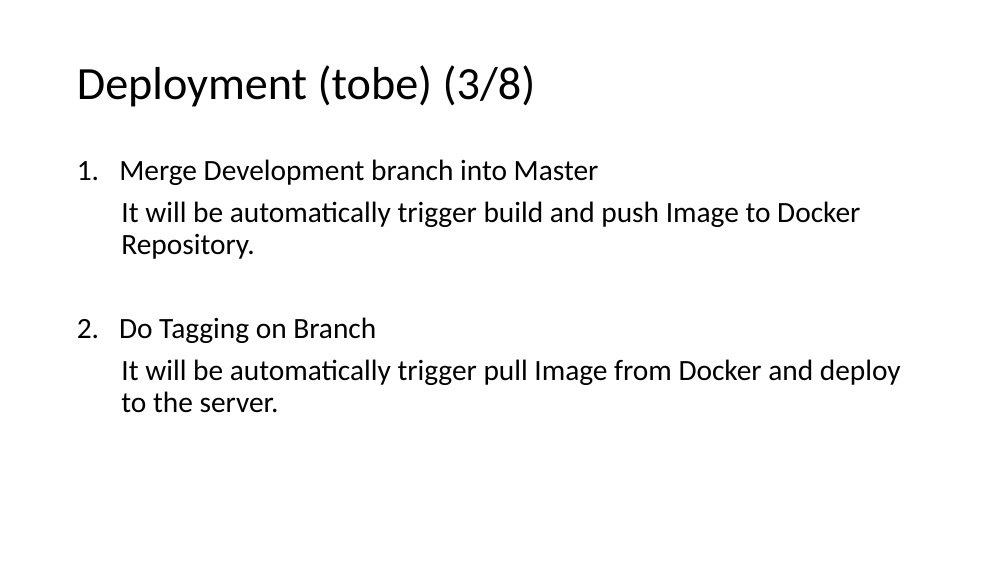
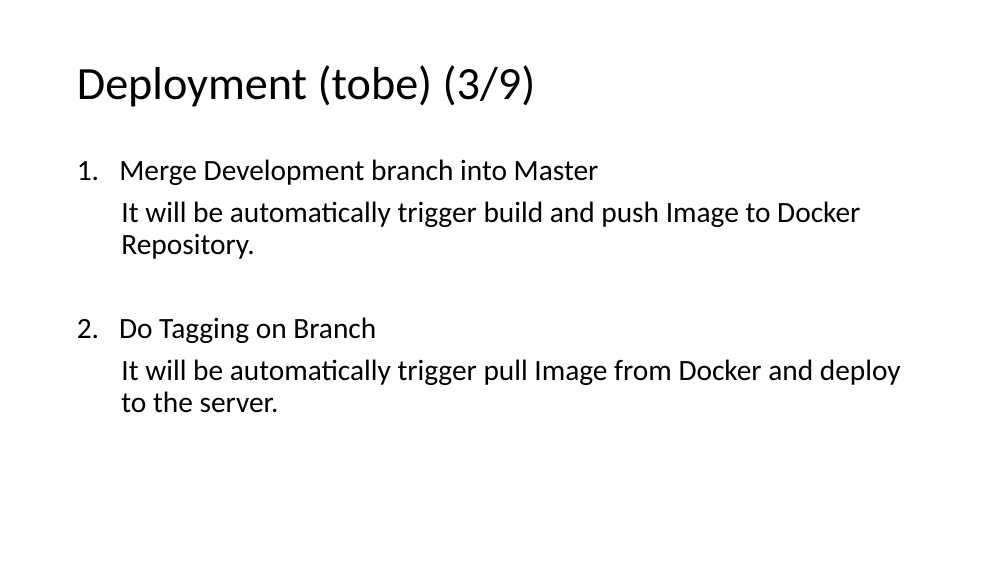
Before and after one commit to commerce-case-study/a-documentation, a slide deck: slide 4 of commerce_case_study.pptx. Drawn at 1008x567 pixels with LibreOffice and Linux fonts; fonts in the diff are those of the drawing. Boxes give left, top, right and bottom in pixels: in the first picture for what was removed or moved away, otherwise in the second. Text is boxed around its words. In the diff, an @@ line names an element or a change of style, - is before the commit and + after.

```diff
--- a/commerce_case_study.pptx
+++ b/commerce_case_study.pptx
@@ title at [77, 65, 536, 107]: text changed @@
-Deployment (tobe) (3/8)
+Deployment (tobe) (3/9)
```
Also in this commit, not shown: 7 other slides changed, 2 slides added.
